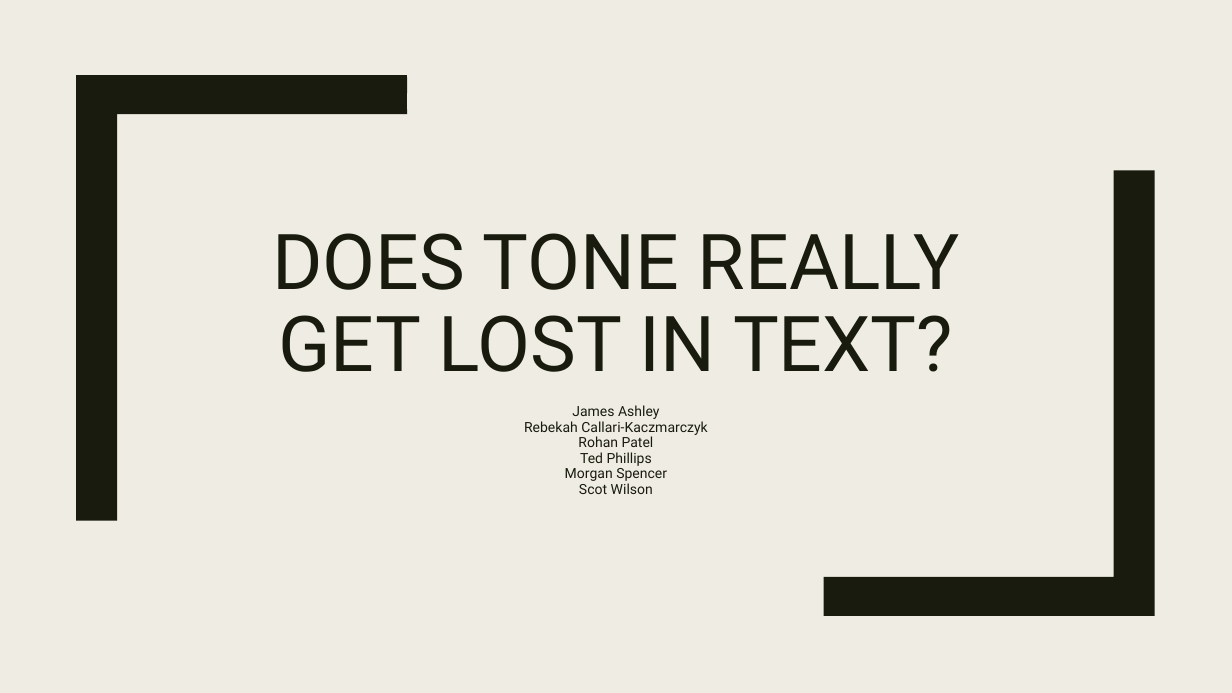
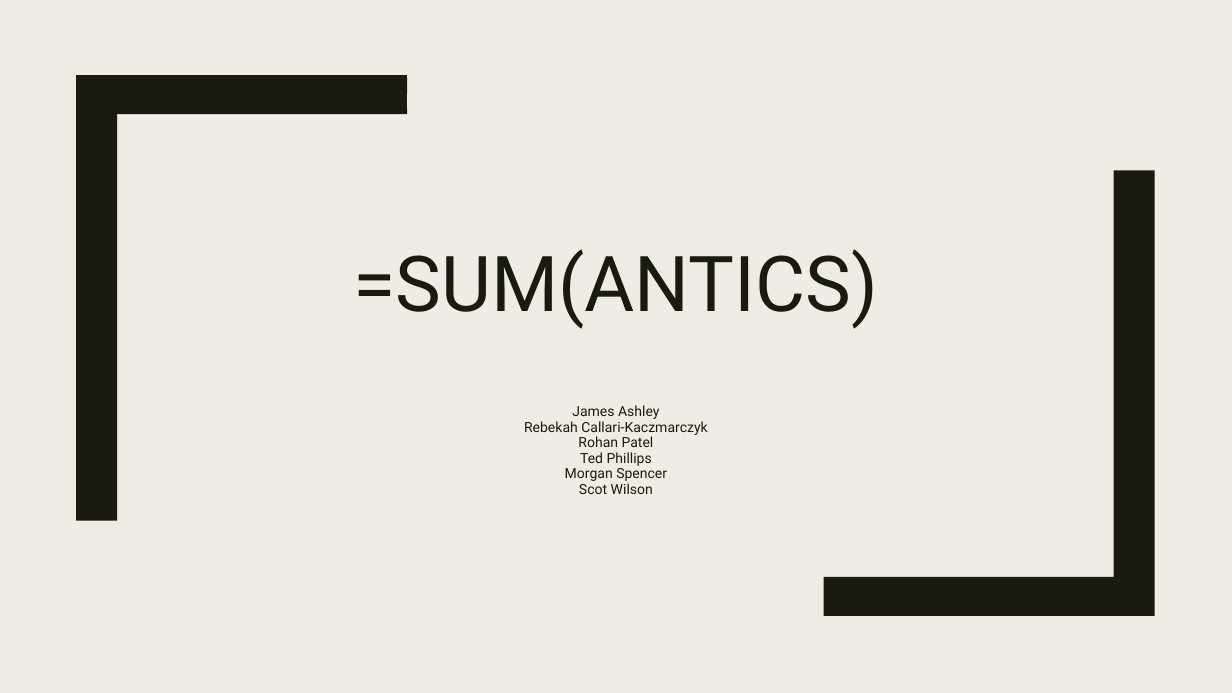
Before and after one commit to James-Ashley/sentiment-analysis-dashboard, a slide deck: slide 1 of Group_project2_deck.pptx. Drawn at 1232x693 pixels with LibreOffice and Linux fonts; fonts in the diff are those of the drawing; background and template pictures are left out. Boxes give left, top, right and bottom in pixels: in the first picture for what was removed or moved away, otherwise in the second. Text is boxed around its words. In the diff, an @@ line names an element or a change of style, - is before the commit and + after.

```diff
--- a/Group_project2_deck.pptx
+++ b/Group_project2_deck.pptx
@@ title "=SUM(ANTICS)" at <box>353,249,878,329</box>: vertical alignment bottom to middle @@
@@ title at <box>353,249,878,329</box>: text changed @@
-DOES TONE REALLY GET LOST IN TEXT?
+=SUM(ANTICS)
```
Also in this commit, not shown: 2 other slides changed, 2 slides added, 1 slide removed.
